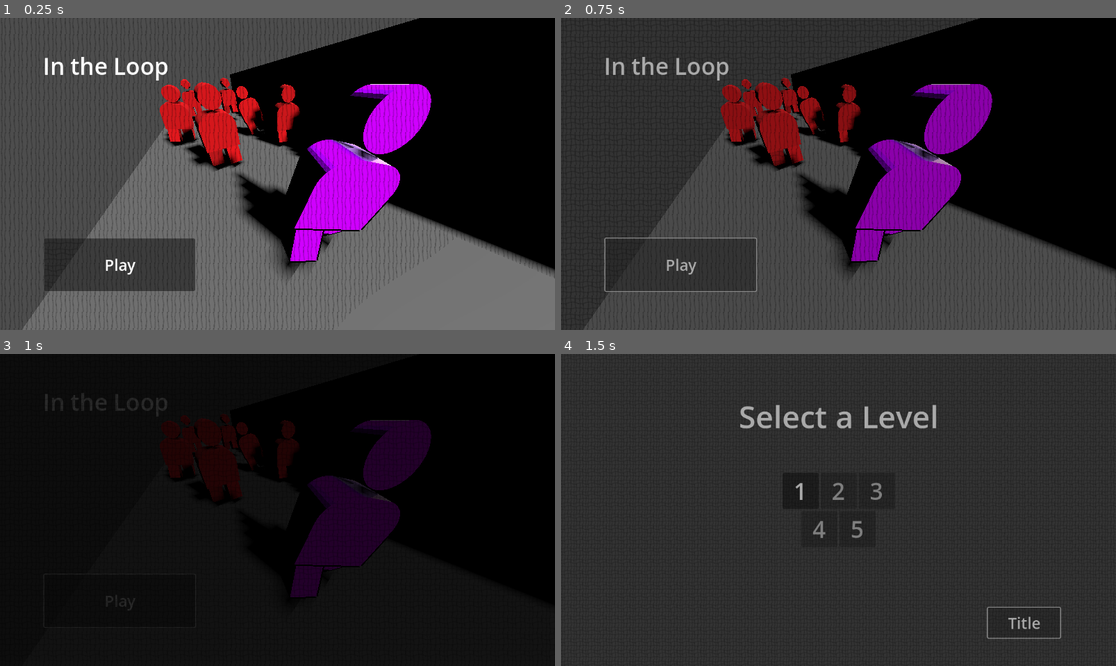
Above: before the commit, frames 1-4 (two rows, left to right).
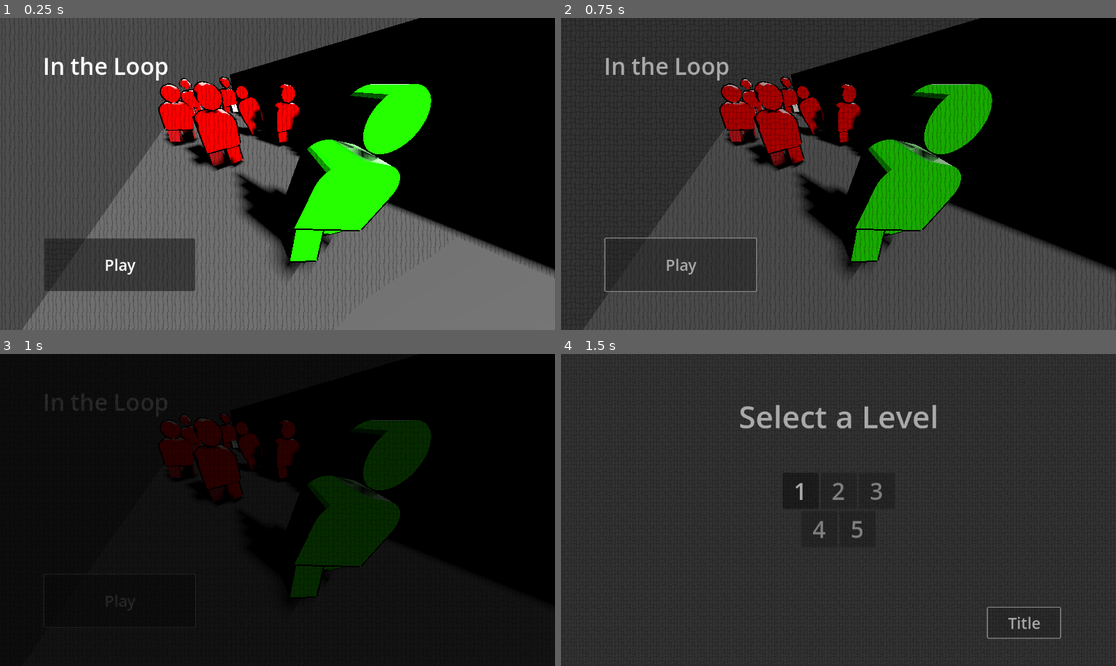
Above: after the commit, the same moments.

Repository: NewspaperTheCat/GMTK2025
Game: Godot game, scene res://Navigation/game_controller.tscn
Two runs of this game, one before a commit and one after it. Both use one fixed random seed, a clock stepped at 60 frames per second and the inputs below.
Inputs:
- Up to frame 1 (0.25 s): no input
- Up to frame 2 (0.75 s): click "Play" at 0.5 s
- Up to frame 3 (1 s): no input
- Up to frame 4 (1.5 s): click "Title" at 1.25 s

The runs differ from the first frame. In frame 1, 9.5% of the frame differs, in the area x 28-78%, y 18-78%; in frame 2, 8.3%; in frame 3, 6.0%; in frame 4, nothing differs.

Commit message:
Correct grimblo materials

Diff:
--- a/Elements/grimblo.tscn
+++ b/Elements/grimblo.tscn
@@ -2,7 +2,7 @@
 
 [ext_resource type="Script" uid="uid://bbpn22lvaguf4" path="res://Elements/grimblo.gd" id="1_frpx3"]
 [ext_resource type="Animation" uid="uid://c0hunubavdg4p" path="res://Elements/Walking.res" id="2_frpx3"]
-[ext_resource type="Material" uid="uid://cvlmswvwk8qrx" path="res://Materials/Shaders/ToonShader/cel-shader-base-material.tres" id="2_k2h1b"]
+[ext_resource type="Material" uid="uid://b03uwmho7ft7q" path="res://Materials/Grimblo.tres" id="2_hv2v0"]
 [ext_resource type="PackedScene" uid="uid://pwefcngg5hft" path="res://art/Pointer.glb" id="4_k2h1b"]
 
 [sub_resource type="CapsuleShape3D" id="CapsuleShape3D_dwyiq"]
@@ -164,23 +164,23 @@
 [node name="Player" type="Node3D" parent="Character"]
 
 [node name="Cube" type="MeshInstance3D" parent="Character/Player"]
-material_override = ExtResource("2_k2h1b")
+material_override = ExtResource("2_hv2v0")
 mesh = SubResource("ArrayMesh_y2wu8")
 skeleton = NodePath("")
 
 [node name="Cube_001" type="MeshInstance3D" parent="Character/Player"]
-material_override = ExtResource("2_k2h1b")
+material_override = ExtResource("2_hv2v0")
 mesh = SubResource("ArrayMesh_3fsfv")
 skeleton = NodePath("")
 
 [node name="Cube_002" type="MeshInstance3D" parent="Character/Player"]
-material_override = ExtResource("2_k2h1b")
+material_override = ExtResource("2_hv2v0")
 mesh = SubResource("ArrayMesh_unftq")
 skeleton = NodePath("")
 
 [node name="Cylinder" type="MeshInstance3D" parent="Character/Player"]
 transform = Transform3D(1, 0, 0, 0, 1, 0, 0, 0, 1, 0, 0.118683, 0)
-material_override = ExtResource("2_k2h1b")
+material_override = ExtResource("2_hv2v0")
 mesh = SubResource("ArrayMesh_wt1qo")
 skeleton = NodePath("")
 
--- a/Materials/Grimblo.tres
+++ b/Materials/Grimblo.tres
@@ -7,7 +7,7 @@
 render_priority = 0
 next_pass = ExtResource("1_lwpqh")
 shader = ExtResource("2_iiu3u")
-shader_parameter/color = Color(0.86, 0.1204, 0.132726, 1)
+shader_parameter/color = Color(0.3053, 0.86, 0.1204, 1)
 shader_parameter/specular = Color(0.3, 0.3, 0.3, 0.5)
 shader_parameter/fresnel = Color(0.2, 0.2, 0.2, 0.3)
 shader_parameter/uv_scale = Vector2(1, 1)
--- a/Navigation/Levels/Level2.tscn
+++ b/Navigation/Levels/Level2.tscn
@@ -1,14 +1,11 @@
-[gd_scene load_steps=15 format=3 uid="uid://cr6vd3dbp6iev"]
+[gd_scene load_steps=15 format=3 uid="uid://bt2vcb6gnjc8c"]
 
 [ext_resource type="Script" uid="uid://dgw18dh6btfxp" path="res://Navigation/Levels/level.gd" id="1_eliyj"]
 [ext_resource type="PackedScene" uid="uid://bwlm62q1aprja" path="res://Elements/player.tscn" id="2_g4y35"]
 [ext_resource type="PackedScene" uid="uid://nenh7chlqfv1" path="res://Elements/camera_rig.tscn" id="3_27x7i"]
 [ext_resource type="PackedScene" uid="uid://oqpsd56sxbch" path="res://Elements/grimblo.tscn" id="4_gddun"]
-[ext_resource type="PackedScene" path="res://Elements/breakable_door.tscn" id="5_8heo5"]
+[ext_resource type="PackedScene" uid="uid://bt4bydgxxlscj" path="res://Elements/breakable_door.tscn" id="5_8heo5"]
 [ext_resource type="PackedScene" uid="uid://st0knmypcpun" path="res://art/Level1Visual.glb" id="6_7ksrq"]
-
-[sub_resource type="BoxShape3D" id="BoxShape3D_ma5b5"]
-size = Vector3(5.0832, 0.5, 10)
 
 [sub_resource type="BoxShape3D" id="BoxShape3D_4c3cj"]
 size = Vector3(1.87219, 1, 7.18739)
@@ -31,9 +28,11 @@
 [sub_resource type="BoxShape3D" id="BoxShape3D_ybrgb"]
 size = Vector3(1.41846, 1, 3.07031)
 
-[node name="Level1" type="Node3D"]
+[sub_resource type="WorldBoundaryShape3D" id="WorldBoundaryShape3D_eliyj"]
+
+[node name="Level2" type="Node3D"]
 script = ExtResource("1_eliyj")
-level_num = 1
+level_num = 2
 crowd_speed = 3.0
 
 [node name="DirectionalLight3D" type="DirectionalLight3D" parent="."]
@@ -43,14 +42,6 @@
 [node name="Player" parent="." instance=ExtResource("2_g4y35")]
 
 [node name="CameraRig" parent="." instance=ExtResource("3_27x7i")]
-
-[node name="Floor" type="StaticBody3D" parent="."]
-transform = Transform3D(1, 0, 0, 0, 1, 0, 0, 0, 1, 0, -1.73923, 0)
-collision_mask = 0
-
-[node name="CollisionShape3D" type="CollisionShape3D" parent="Floor"]
-transform = Transform3D(1, 0, 0, 0, 1, 0, 0, 0, 1, 0, -0.576122, 0)
-shape = SubResource("BoxShape3D_ma5b5")
 
 [node name="Wall" type="StaticBody3D" parent="."]
 transform = Transform3D(-4.37114e-08, -1, 0, 1, -4.37114e-08, 0, 0, 0, 1, -4.03559, 0.790001, 0.165012)
@@ -136,3 +127,11 @@
 
 [node name="Level1" parent="." instance=ExtResource("6_7ksrq")]
 transform = Transform3D(-8.74228e-09, 0, -0.2, 0, 0.2, 0, 0.2, 0, -8.74228e-09, -1.59531, 0.23355, 0.529377)
+
+[node name="DrawPlaneCollision" type="StaticBody3D" parent="."]
+transform = Transform3D(1, 0, 0, 0, 1, 0, 0, 0, 1, 0, -0.222464, 0)
+collision_layer = 2
+collision_mask = 0
+
+[node name="CollisionShape3D" type="CollisionShape3D" parent="DrawPlaneCollision"]
+shape = SubResource("WorldBoundaryShape3D_eliyj")
--- a/Navigation/title.tscn
+++ b/Navigation/title.tscn
@@ -1,7 +1,8 @@
-[gd_scene load_steps=9 format=3 uid="uid://gct2ttl1x15w"]
+[gd_scene load_steps=10 format=3 uid="uid://gct2ttl1x15w"]
 
 [ext_resource type="Script" uid="uid://c3ca7ynedm1wt" path="res://Navigation/scene_redirector.gd" id="1_yi8iy"]
 [ext_resource type="PackedScene" uid="uid://oqpsd56sxbch" path="res://Elements/grimblo.tscn" id="2_4q1p3"]
+[ext_resource type="Material" uid="uid://dic817itim346" path="res://Materials/EnemyGrimblo.tres" id="3_ny8t6"]
 
 [sub_resource type="LabelSettings" id="LabelSettings_8bpl4"]
 font_size = 48
@@ -157,19 +158,19 @@
 script = null
 
 [node name="Cube" parent="BackgroundScene/Grimblo2/Character/Player" index="0"]
-material_override = SubResource("ShaderMaterial_j7ckx")
+material_override = ExtResource("3_ny8t6")
 
 [node name="Cube_001" parent="BackgroundScene/Grimblo2/Character/Player" index="1"]
 transform = Transform3D(0.914409, -0.404792, 0, 0.404792, 0.914409, 0, 0, 0, 1, -0.407497, 0, 0)
-material_override = SubResource("ShaderMaterial_j7ckx")
+material_override = ExtResource("3_ny8t6")
 
 [node name="Cube_002" parent="BackgroundScene/Grimblo2/Character/Player" index="2"]
 transform = Transform3D(0.914409, 0.404792, 0, -0.404792, 0.914409, 0, 0, 0, 1, 0.452932, 0, 0)
-material_override = SubResource("ShaderMaterial_j7ckx")
+material_override = ExtResource("3_ny8t6")
 
 [node name="Cylinder" parent="BackgroundScene/Grimblo2/Character/Player" index="3"]
 transform = Transform3D(1, 0, 0, 0, 1, 0, 0, 0, 1, 0, 0.035355, 0)
-material_override = SubResource("ShaderMaterial_j7ckx")
+material_override = ExtResource("3_ny8t6")
 
 [node name="AnimationPlayer" parent="BackgroundScene/Grimblo2/Character" index="1"]
 autoplay = ""
@@ -179,11 +180,11 @@
 script = null
 
 [node name="Cube" parent="BackgroundScene/Grimblo3/Character/Player" index="0"]
-material_override = SubResource("ShaderMaterial_j7ckx")
+material_override = ExtResource("3_ny8t6")
 
 [node name="Cube_001" parent="BackgroundScene/Grimblo3/Character/Player" index="1"]
 transform = Transform3D(0.949648, 0.313318, 0, -0.313318, 0.949648, 0, 0, 0, 1, 0.311148, 0, 0)
-material_override = SubResource("ShaderMaterial_j7ckx")
+material_override = ExtResource("3_ny8t6")
 
 [node name="Cube_002" parent="BackgroundScene/Grimblo3/Character/Player" index="2"]
 transform = Transform3D(0.949649, -0.313317, 0, 0.313317, 0.949649, 0, 0, 0, 1, -0.313055, 0, 0)
@@ -191,7 +192,7 @@
 
 [node name="Cylinder" parent="BackgroundScene/Grimblo3/Character/Player" index="3"]
 transform = Transform3D(1, 0, 0, 0, 1, 0, 0, 0, 1, 0, 0.0855325, 0)
-material_override = SubResource("ShaderMaterial_j7ckx")
+material_override = ExtResource("3_ny8t6")
 
 [node name="AnimationPlayer" parent="BackgroundScene/Grimblo3/Character" index="1"]
 autoplay = ""
@@ -201,7 +202,7 @@
 script = null
 
 [node name="Cube" parent="BackgroundScene/Grimblo4/Character/Player" index="0"]
-material_override = SubResource("ShaderMaterial_j7ckx")
+material_override = ExtResource("3_ny8t6")
 
 [node name="Cube_001" parent="BackgroundScene/Grimblo4/Character/Player" index="1"]
 transform = Transform3D(0.956952, -0.290246, 0, 0.290246, 0.956952, 0, 0, 0, 1, -0.287892, 0, 0)
@@ -213,7 +214,7 @@
 
 [node name="Cylinder" parent="BackgroundScene/Grimblo4/Character/Player" index="3"]
 transform = Transform3D(1, 0, 0, 0, 1, 0, 0, 0, 1, 0, 0.00374765, 0)
-material_override = SubResource("ShaderMaterial_j7ckx")
+material_override = ExtResource("3_ny8t6")
 
 [node name="AnimationPlayer" parent="BackgroundScene/Grimblo4/Character" index="1"]
 autoplay = ""
@@ -223,19 +224,19 @@
 script = null
 
 [node name="Cube" parent="BackgroundScene/Grimblo5/Character/Player" index="0"]
-material_override = SubResource("ShaderMaterial_j7ckx")
+material_override = ExtResource("3_ny8t6")
 
 [node name="Cube_001" parent="BackgroundScene/Grimblo5/Character/Player" index="1"]
 transform = Transform3D(0.999786, 0.0206772, 0, -0.0206772, 0.999786, 0, 0, 0, 1, 0.0201181, 0, 0)
-material_override = SubResource("ShaderMaterial_j7ckx")
+material_override = ExtResource("3_ny8t6")
 
 [node name="Cube_002" parent="BackgroundScene/Grimblo5/Character/Player" index="2"]
 transform = Transform3D(0.999786, -0.0206772, 0, 0.0206772, 0.999786, 0, 0, 0, 1, -0.0212723, 0, 0)
-material_override = SubResource("ShaderMaterial_j7ckx")
+material_override = ExtResource("3_ny8t6")
 
 [node name="Cylinder" parent="BackgroundScene/Grimblo5/Character/Player" index="3"]
 transform = Transform3D(1, 0, 0, 0, 1, 0, 0, 0, 1, 0, -0.0165296, 0)
-material_override = SubResource("ShaderMaterial_j7ckx")
+material_override = ExtResource("3_ny8t6")
 
 [node name="AnimationPlayer" parent="BackgroundScene/Grimblo5/Character" index="1"]
 autoplay = ""
@@ -245,19 +246,19 @@
 script = null
 
 [node name="Cube" parent="BackgroundScene/Grimblo6/Character/Player" index="0"]
-material_override = SubResource("ShaderMaterial_j7ckx")
+material_override = ExtResource("3_ny8t6")
 
 [node name="Cube_001" parent="BackgroundScene/Grimblo6/Character/Player" index="1"]
 transform = Transform3D(0.998432, -0.0559839, 0, 0.0559839, 0.998432, 0, 0, 0, 1, -0.0547707, 0, 0)
-material_override = SubResource("ShaderMaterial_j7ckx")
+material_override = ExtResource("3_ny8t6")
 
 [node name="Cube_002" parent="BackgroundScene/Grimblo6/Character/Player" index="2"]
 transform = Transform3D(0.998432, 0.0559839, 0, -0.0559839, 0.998432, 0, 0, 0, 1, 0.0609707, 0, 0)
-material_override = SubResource("ShaderMaterial_j7ckx")
+material_override = ExtResource("3_ny8t6")
 
 [node name="Cylinder" parent="BackgroundScene/Grimblo6/Character/Player" index="3"]
 transform = Transform3D(1, 0, 0, 0, 1, 0, 0, 0, 1, 0, 0.113868, 0)
-material_override = SubResource("ShaderMaterial_j7ckx")
+material_override = ExtResource("3_ny8t6")
 
 [node name="AnimationPlayer" parent="BackgroundScene/Grimblo6/Character" index="1"]
 autoplay = ""
@@ -270,19 +271,19 @@
 transform = Transform3D(0.413675, -0.0240921, -0.279809, 0.0338981, 0.498798, 0.0071682, 0.278791, -0.0249006, 0.414314, 0, 0, 0)
 
 [node name="Cube" parent="BackgroundScene/Grimblo7/Character/Player" index="0"]
-material_override = SubResource("ShaderMaterial_j7ckx")
+material_override = ExtResource("3_ny8t6")
 
 [node name="Cube_001" parent="BackgroundScene/Grimblo7/Character/Player" index="1"]
 transform = Transform3D(0.928347, 0.371714, 0, -0.371714, 0.928347, 0, 0, 0, 1, 0.371848, 0, 0)
-material_override = SubResource("ShaderMaterial_j7ckx")
+material_override = ExtResource("3_ny8t6")
 
 [node name="Cube_002" parent="BackgroundScene/Grimblo7/Character/Player" index="2"]
 transform = Transform3D(0.928347, -0.371714, 0, 0.371714, 0.928347, 0, 0, 0, 1, -0.374128, 0, 0)
-material_override = SubResource("ShaderMaterial_j7ckx")
+material_override = ExtResource("3_ny8t6")
 
 [node name="Cylinder" parent="BackgroundScene/Grimblo7/Character/Player" index="3"]
 transform = Transform3D(1, 0, 0, 0, 1, 0, 0, 0, 1, 0, 0.0748423, 0)
-material_override = SubResource("ShaderMaterial_j7ckx")
+material_override = ExtResource("3_ny8t6")
 
 [node name="AnimationPlayer" parent="BackgroundScene/Grimblo7/Character" index="1"]
 autoplay = ""
